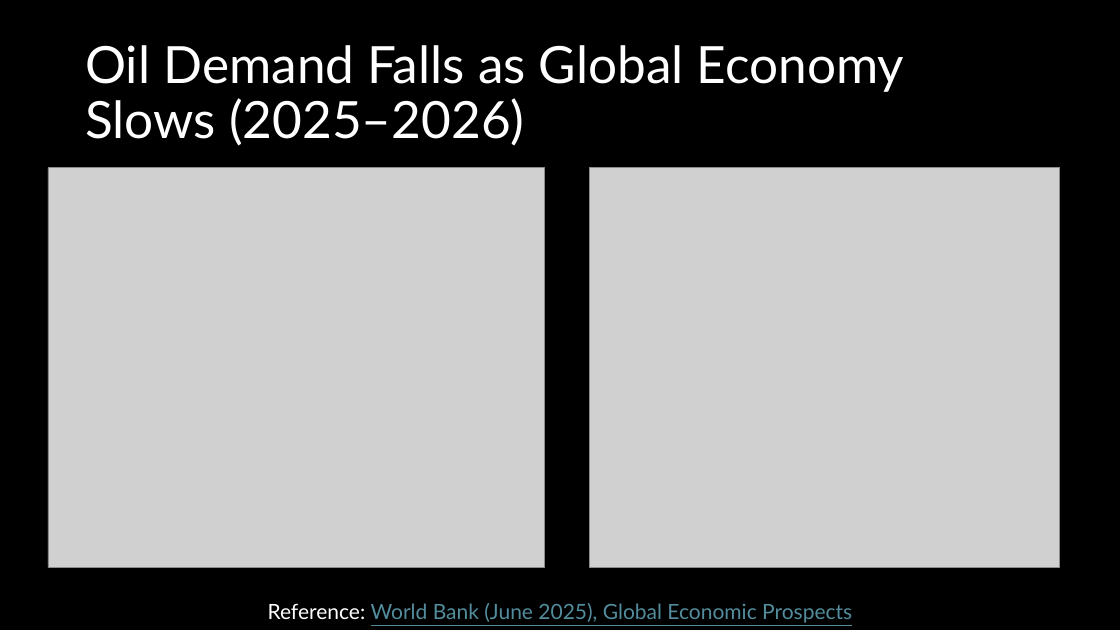
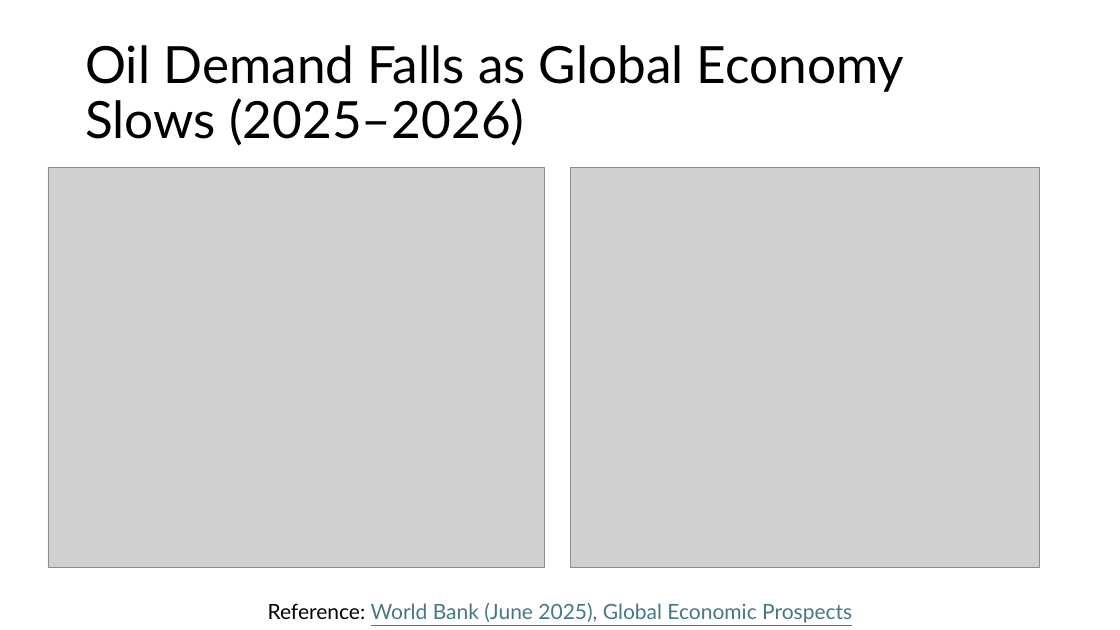
Before and after one commit to mahdi-ghafarian/time-series, a slide deck: slide 16 of borderland/1-cadusd/Presentation/CADUSD.pptx (slide 15 before the commit). Drawn at 1120x630 pixels with LibreOffice and Linux fonts; fonts in the diff are those of the drawing; grey boxes stand for pictures. Boxes give left, top, right and bottom in pixels: in the first picture for what was removed or moved away, otherwise in the second. Text is boxed around its words. In the diff, an @@ line names an element or a change of style, - is before the commit and + after.

```diff
--- a/borderland/1-cadusd/Presentation/CADUSD.pptx
+++ b/borderland/1-cadusd/Presentation/CADUSD.pptx
@@ background #000000 to #FFFFFF @@
@@ title "Oil Demand Falls as Global ..." at (x1=85, y1=45, x2=904, y2=146): text colour #FFFFFF to #000000 @@
@@ picture moved from (x1=590, y1=168, x2=1060, y2=568) to (x1=571, y1=168, x2=1040, y2=568) @@
@@ text "Reference: World Bank (June 2025), ..." at (x1=268, y1=603, x2=852, y2=623): text colour #FFFFFF to #000000 in "Reference:"; text colour #538D9D to #467886 in "World Bank (June 2025), Global Economic Prospects" @@
```
Also in this commit, not shown: 24 other slides changed, 4 slides added, 2 other files.
